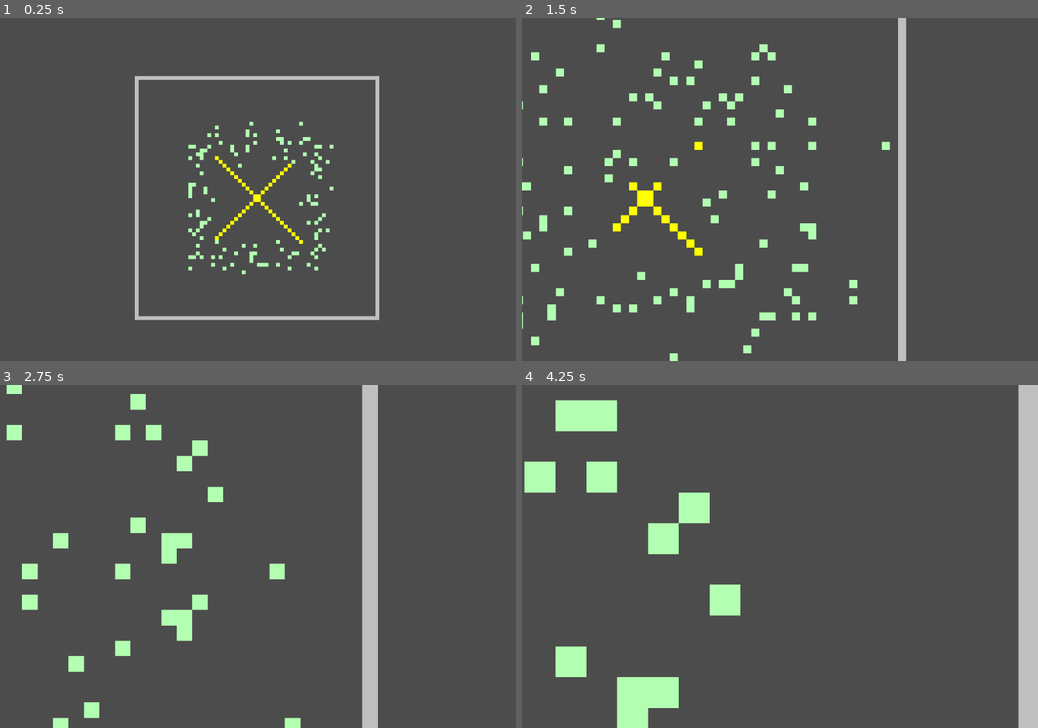
Above: before the commit, frames 1-4 (two rows, left to right).
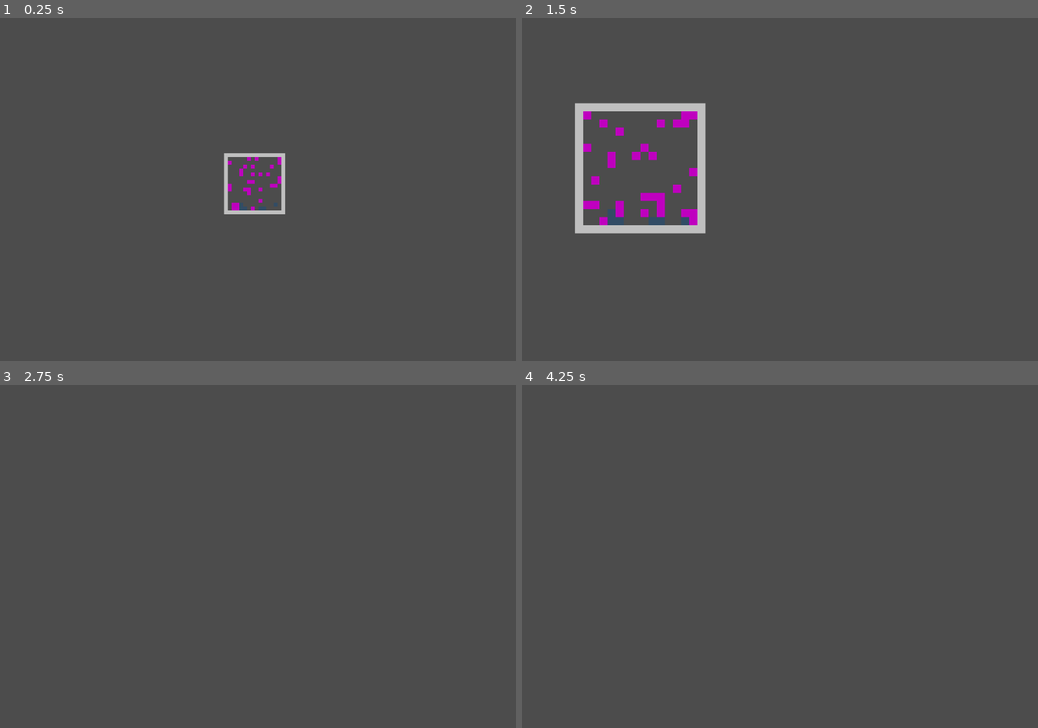
Above: after the commit, the same moments.

Repository: igniseros/Emergence
Game: Godot game, scene res://Sims/Sim.tscn
Same seed, same stepped clock (60 frames per second), same inputs: the game is played once before the commit and once after it.
Inputs:
- Up to frame 1 (0.25 s): no input
- Up to frame 2 (1.5 s): hold D 0.53-1.28 s; hold Shift 0.53-1.28 s; tap Space at 0.77 s; hold S from 1.28 s (still down); tap Shift at 1.35 s
- Up to frame 3 (2.75 s): tap Space at 1.52 s; release S at 2.03 s; hold D from 2.03 s (still down); hold Shift from 2.03 s (still down)
- Up to frame 4 (4.25 s): release D at 2.78 s; release Shift at 2.78 s; hold W 2.78-3.53 s; tap Shift at 2.85 s; tap Space at 3.02, 3.77 s; hold A from 3.53 s (still down); hold Shift from 3.53 s (still down)

The runs differ from the first frame. In frame 1, 4.6% of the frame differs, in the area x 26-74%, y 16-89%; in frame 2, 9.3%; in frame 3, 6.6%; in frame 4, 9.7%, in the area x 0-100%, y 0-100%.

Commit message:
Set up my workspace, added bug dots
Set up folders for my work, and tested the way they work using bug dots

Diff:
--- /dev/null
+++ b/Dots/Sandys_Dots/bug_dot.gd
@@ -0,0 +1,15 @@
+extends PhysDot
+class_name BugDot
+
+var direction = Vector2(0,1)
+
+func _init():
+	#set name
+	name = "Bug"
+	#set clors
+	color_one = Color(.2,.3,.4)
+	color_two = Color(.50,.50,.50)
+	color_three = Color(.25,.25,.25)
+
+func tick():
+	move(direction)
--- /dev/null
+++ b/SandyScripts/SandysConnection.gd
@@ -0,0 +1,4 @@
+extends Node
+
+func _ready():
+	TheGreatConnection.add_color_connection(Color8(52, 79, 105), BugDot)
--- a/Sims/Sim.tscn
+++ b/Sims/Sim.tscn
@@ -3,7 +3,7 @@
 [ext_resource path="res://simple_camera.gd" type="Script" id=1]
 [ext_resource path="res://grid_node.gd" type="Script" id=2]
 [ext_resource path="res://Sims/Sim.gd" type="Script" id=3]
-[ext_resource path="res://Maps/Parker/Life/life_001.png" type="Texture" id=4]
+[ext_resource path="res://Maps/Sandy/map12.png" type="Texture" id=4]
 [ext_resource path="res://Sims/MapViewer.gd" type="Script" id=5]
 
 [node name="Sim" type="Node2D"]
@@ -15,8 +15,8 @@
 script = ExtResource( 2 )
 image = ExtResource( 4 )
 use_img = true
-size_x = 2048
-size_y = 2048
+size_x = 1000
+size_y = 1000
 cheap_draw = true
 
 [node name="MapViewer" type="Sprite" parent="."]
@@ -27,7 +27,7 @@
 grid_node = NodePath("../GridNode")
 
 [node name="Camera2D" type="Camera2D" parent="."]
-position = Vector2( 258, 238 )
+position = Vector2( 71, 76 )
 current = true
 smoothing_enabled = true
 script = ExtResource( 1 )
--- a/project.godot
+++ b/project.godot
@@ -9,6 +9,11 @@
 config_version=4
 
 _global_script_classes=[ {
+"base": "PhysDot",
+"class": "BugDot",
+"language": "GDScript",
+"path": "res://Dots/Sandys_Dots/bug_dot.gd"
+}, {
 "base": "PhysDot",
 "class": "CrawlDot",
 "language": "GDScript",
@@ -50,6 +55,7 @@
 "path": "res://Dots/Basic/wall_dot.gd"
 } ]
 _global_script_class_icons={
+"BugDot": "",
 "CrawlDot": "",
 "CrawlFriendDot": "",
 "Dot": "",
@@ -72,6 +78,7 @@
 Converter="*res://Converter.gd"
 PDF="*res://Dots/parkers_dot_functions.gd"
 TheGreatConnection="*res://the_great_connection.gd"
+SandysConnection="*res://SandyScripts/SandysConnection.gd"
 
 [display]
 
Binary file added: Maps/Sandy/map12.png
Not shown, added: Maps/Sandy/map12.png.import
